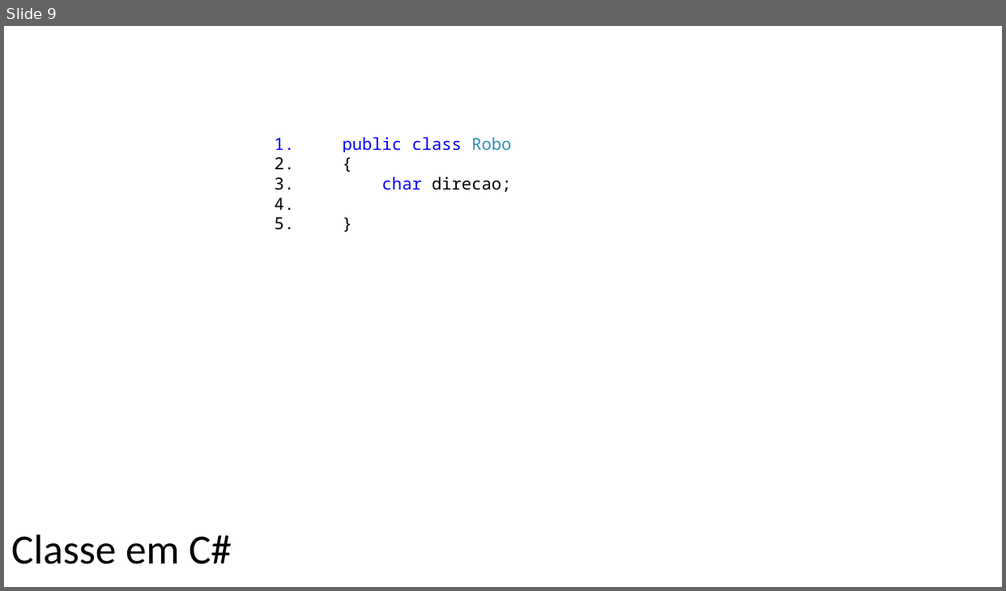
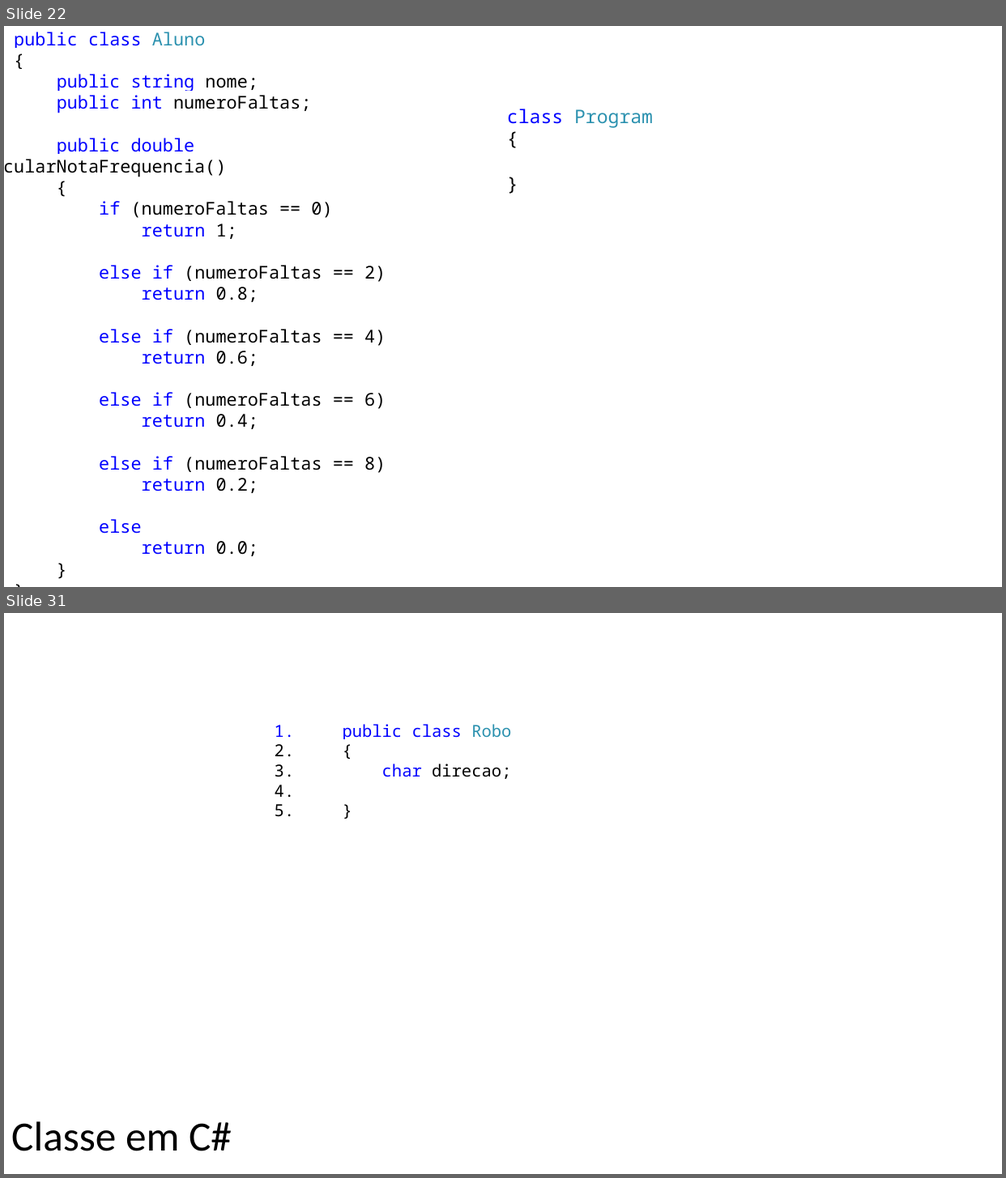
Before and after one commit to AlexandreRech/Terceira-Fase-POO-2017, a slide deck: Material/Unidade 2/Unidade 2 - Resumido.pptx. Shown one above the other, each under a label of ours: slide 9 before the commit, slides 22 and 31 after it; the slides between them are not shown. The pictures are 1006x591 and 1006x1178 pixels, drawn with LibreOffice and Linux fonts; fonts in the diff are those of the drawing. Boxes give left, top, right and bottom in pixels: in the first picture for what was removed or moved away, otherwise in the second. Text is boxed around its words. In the diff, an @@ line names an element or a change of style, - is before the commit and + after.

```diff
--- a/Material/Unidade 2/Unidade 2 - Resumido.pptx
+++ b/Material/Unidade 2/Unidade 2 - Resumido.pptx
@@ slide 22 added at bbox=[4, 26, 1002, 587], background #FFFFFF @@
@@ text added at bbox=[14, 32, 386, 557], 17 pt, text #000000 @@
+public class Aluno
+{
+public string nome;
+public int numeroFaltas;
+public double CalcularNotaFrequencia()
+{
+if (numeroFaltas == 0)
+return 1;
+else if (numeroFaltas == 2)
+return 0.8;
+else if (numeroFaltas == 4)
+return 0.6;
+else if (numeroFaltas == 6)
+return 0.4;
+else if (numeroFaltas == 8)
+return 0.2;
+else
+return 0.0;
+}
+}
@@ text added at bbox=[507, 109, 653, 128], 18 pt, text #2B91AF @@
+class Program
+{
+}
@@ what was slide 9 is now slide 31 @@
```
Also in this commit, not shown: 4 slides changed, 21 other slides added, 5 other files.
